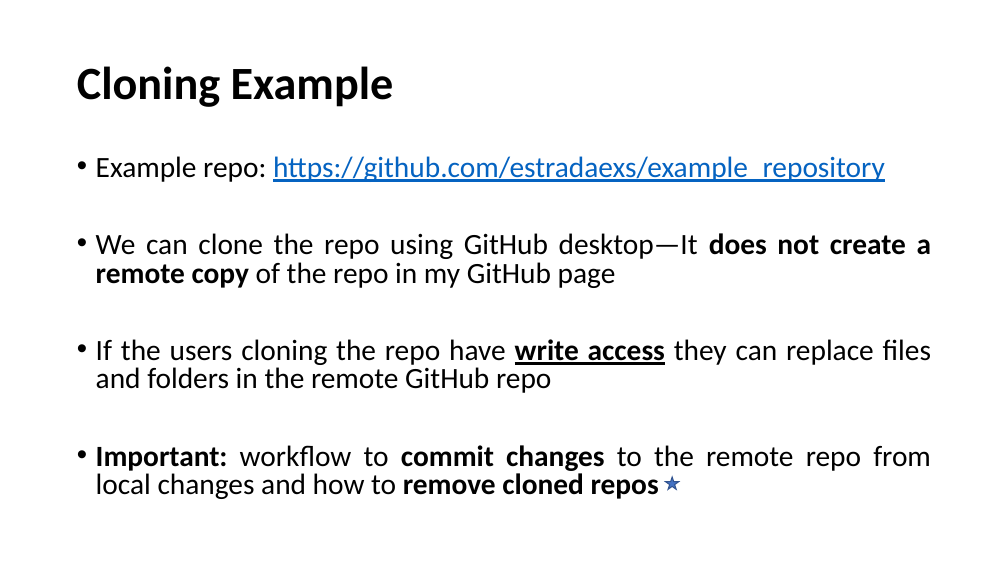
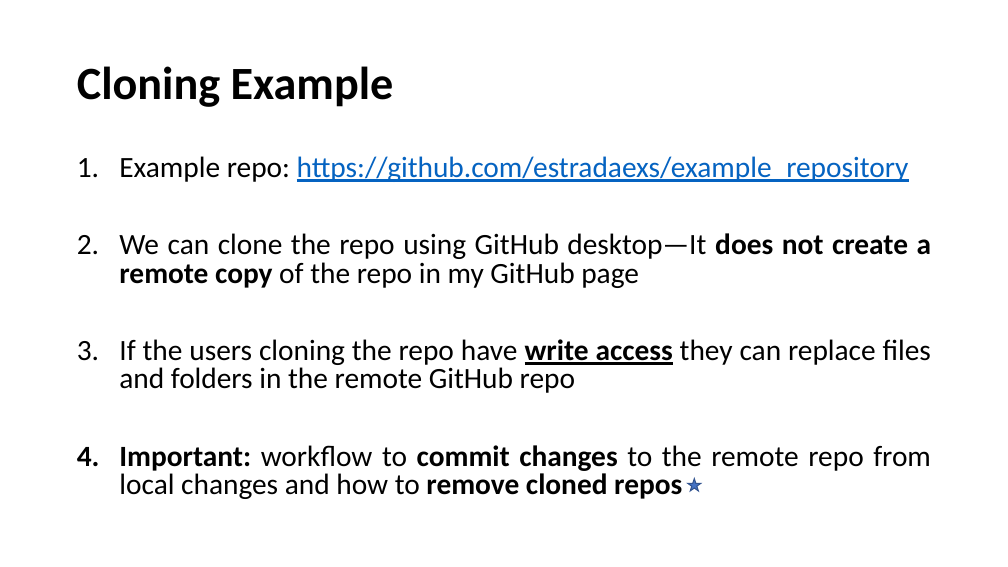
Before and after one commit to yoonpk147/qtm151_fall_2023, a slide deck: slide 5 of lecture_01/Lecture-GithubReview.pptx. Drawn at 1008x567 pixels with LibreOffice and Linux fonts; fonts in the diff are those of the drawing. Boxes give left, top, right and bottom in pixels: in the first picture for what was removed or moved away, otherwise in the second. Text is boxed around its words. In the diff, an @@ line names an element or a change of style, - is before the commit and + after.

```diff
--- a/lecture_01/Lecture-GithubReview.pptx
+++ b/lecture_01/Lecture-GithubReview.pptx
@@ text "Example repo: https://github.com/estradaexs/example_reposito ..." at [119,156,931,499]: bullet • to 1. @@
@@ star: place and size @@
-star at [665,477,678,489]
+star at [688,479,701,491]
```
Also in this commit, not shown: 3 other slides changed, 1 slide added.
